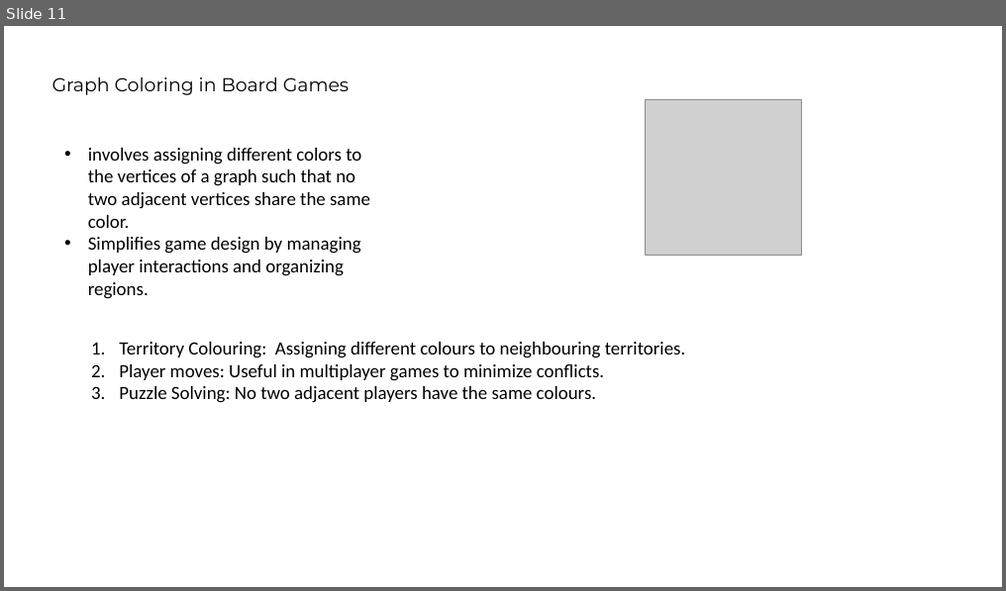
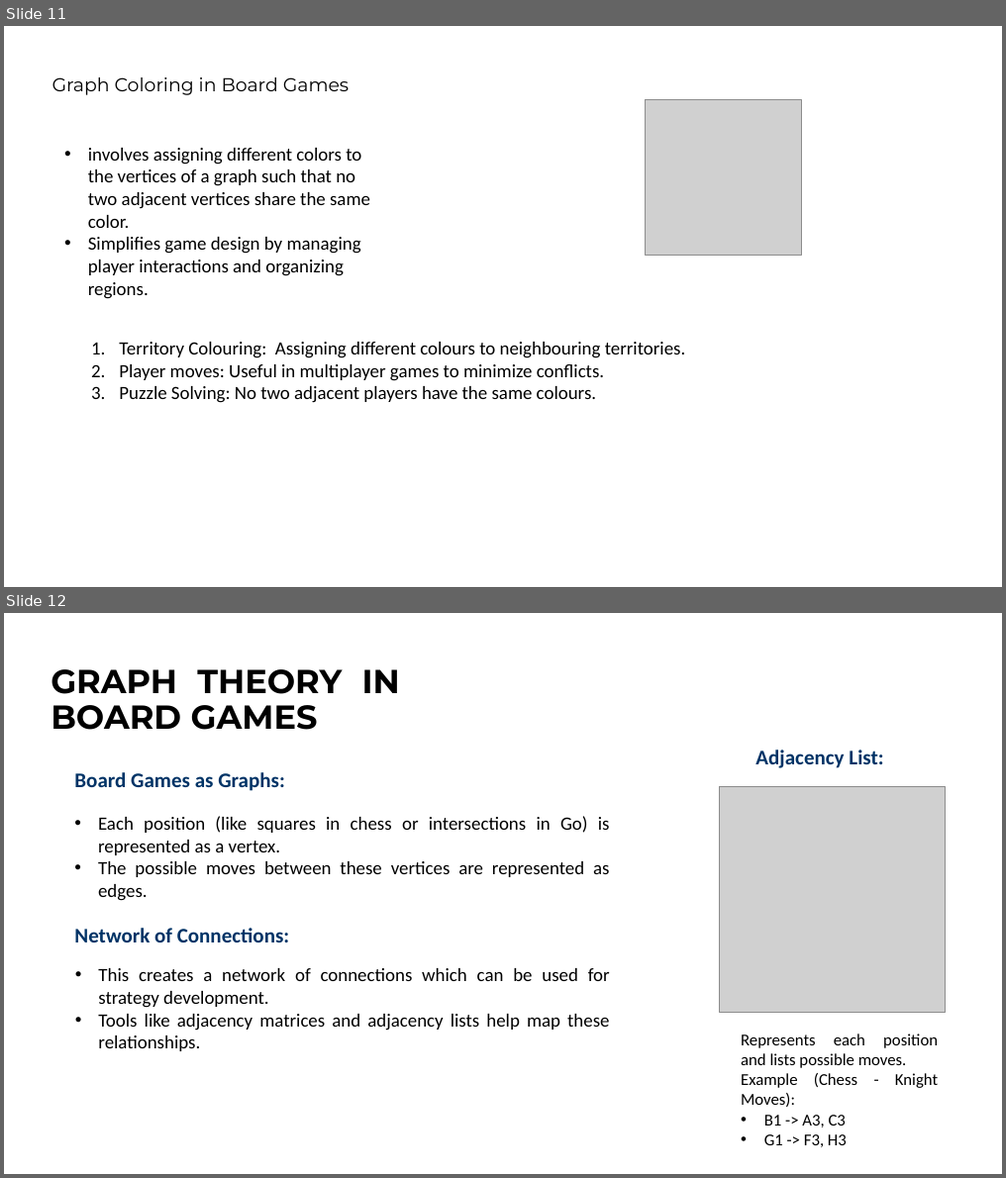
Before and after one commit to ibmbt/group5_graphtheory, a slide deck: group5_graphtheory.pptx. Shown one above the other, each under a label of ours: slide 11 before the commit, slides 11 and 12 after it. The pictures are 1006x591 and 1006x1178 pixels, drawn with LibreOffice and Linux fonts; fonts in the diff are those of the drawing; grey boxes stand for pictures. Boxes give left, top, right and bottom in pixels: in the first picture for what was removed or moved away, otherwise in the second. Text is boxed around its words. In the diff, an @@ line names an element or a change of style, - is before the commit and + after.

Commit message:
Uploaded slides
Graph theory in board games and its applications

```diff
--- a/group5_graphtheory.pptx
+++ b/group5_graphtheory.pptx
@@ slide 12 added at <box>4,613,1002,1174</box>, background #FFFFFF @@
@@ title added at <box>51,669,400,730</box>, 32 pt, text #000000, bold @@
+GRAPH THEORY IN BOARD GAMES
@@ text added at <box>755,750,883,768</box>, 20 pt, text #003366, bold @@
+Adjacency List:
@@ text added at <box>74,772,285,791</box>, 20 pt, text #003366, bold @@
+Board Games as Graphs:
@@ picture added at <box>720,786,945,1013</box> @@
@@ text added at <box>98,816,610,901</box>, 18 pt, text #000000 @@
+• Each position (like squares in chess or intersections in Go) is represented as a vertex.
+• The possible moves between these vertices are represented as edges.
@@ text added at <box>74,928,289,943</box>, 20 pt, text #003366, bold @@
+Network of Connections:
@@ text added at <box>98,968,610,1052</box>, 18 pt, text #000000 @@
+• This creates a network of connections which can be used for strategy development.
+• Tools like adjacency matrices and adjacency lists help map these relationships.
@@ text added at <box>741,1034,938,1148</box>, 16 pt, text #000000 @@
+  Represents each position and lists possible moves.
+  Example (Chess - Knight Moves):
+  • B1 -> A3, C3
+  • G1 -> F3, H3
```
